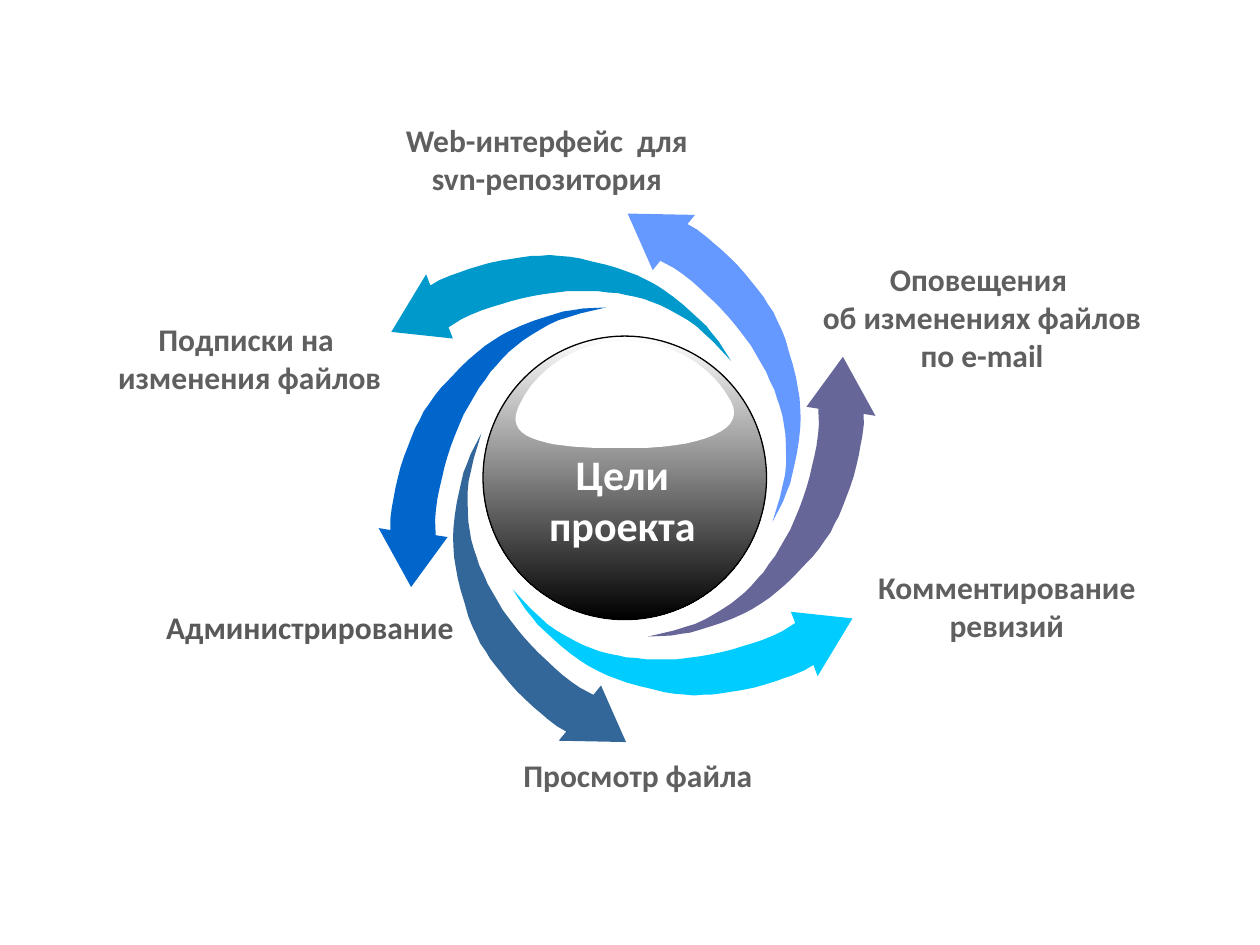
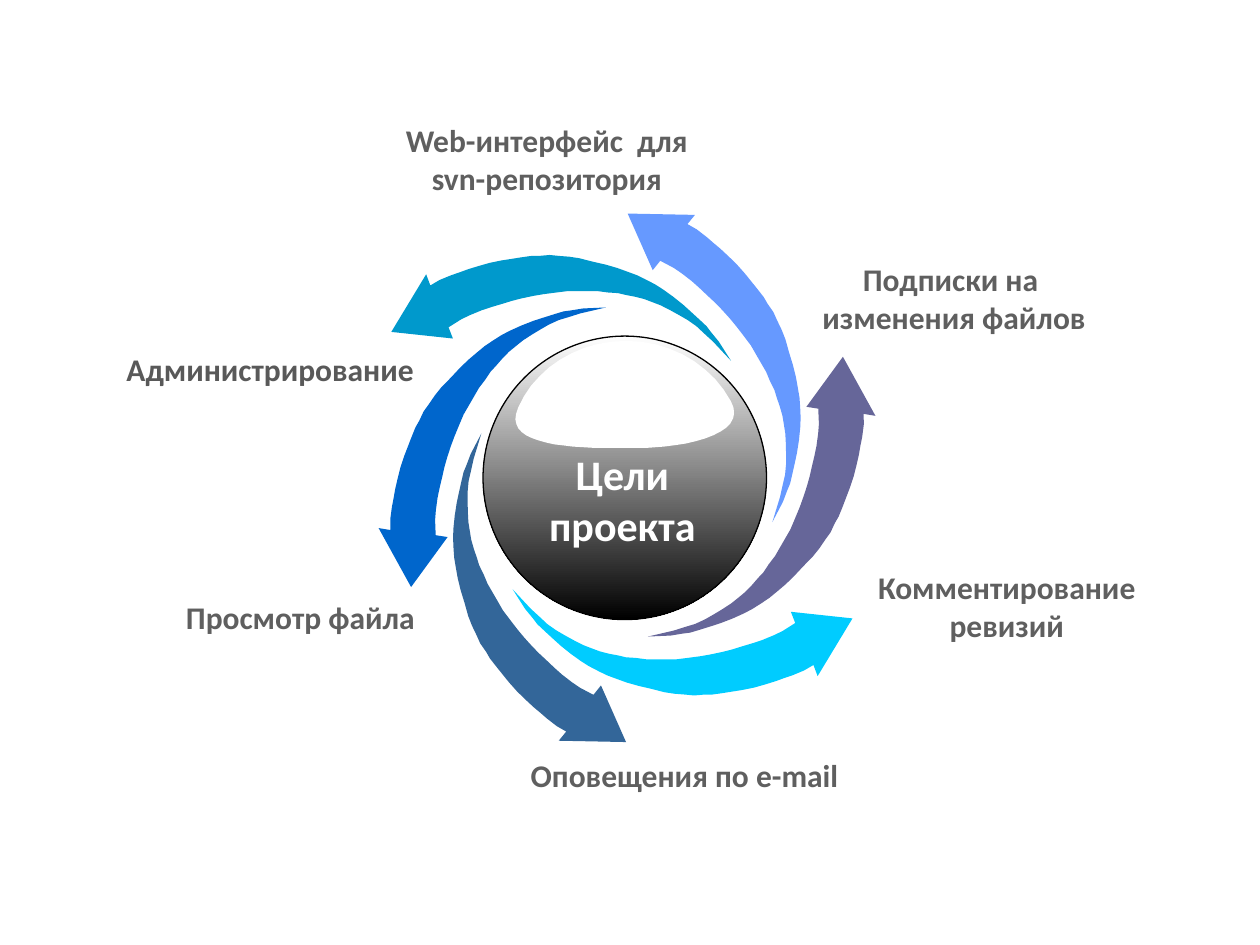
Before and after one commit to alvelikanova/svn-sheepdog, a slide deck: slide 3 of Presentation/SVN-Sheepdog.pptx. Drawn at 1260x945 pixels with LibreOffice and Linux fonts; fonts in the diff are those of the drawing; background and template pictures are left out. Boxes give left, top, right and bottom in pixels: in the first picture for what was removed or moved away, otherwise in the second. Text is boxed around its words. In the diff, an @@ line names an element or a change of style, - is before the commit and + after.

Commit message:
Presentation was changed

```diff
--- a/Presentation/SVN-Sheepdog.pptx
+++ b/Presentation/SVN-Sheepdog.pptx
@@ text "Подписки на": place and size @@
-text "Подписки на" at bbox=[118, 330, 381, 394]
+text "Подписки на" at bbox=[822, 270, 1085, 334]
@@ text "Администрирование": place and size @@
-text "Администрирование" at bbox=[166, 618, 453, 644]
+text "Администрирование" at bbox=[126, 360, 413, 386]
@@ text "Просмотр файла": place and size @@
-text "Просмотр файла" at bbox=[523, 765, 752, 792]
+text "Просмотр файла" at bbox=[186, 607, 414, 634]
@@ text at bbox=[531, 765, 838, 792]: text changed @@
-Оповещения
-об изменениях файлов
-по e-mail
+Оповещения по e-mail
```
Also in this commit, not shown: 4 other slides changed.
